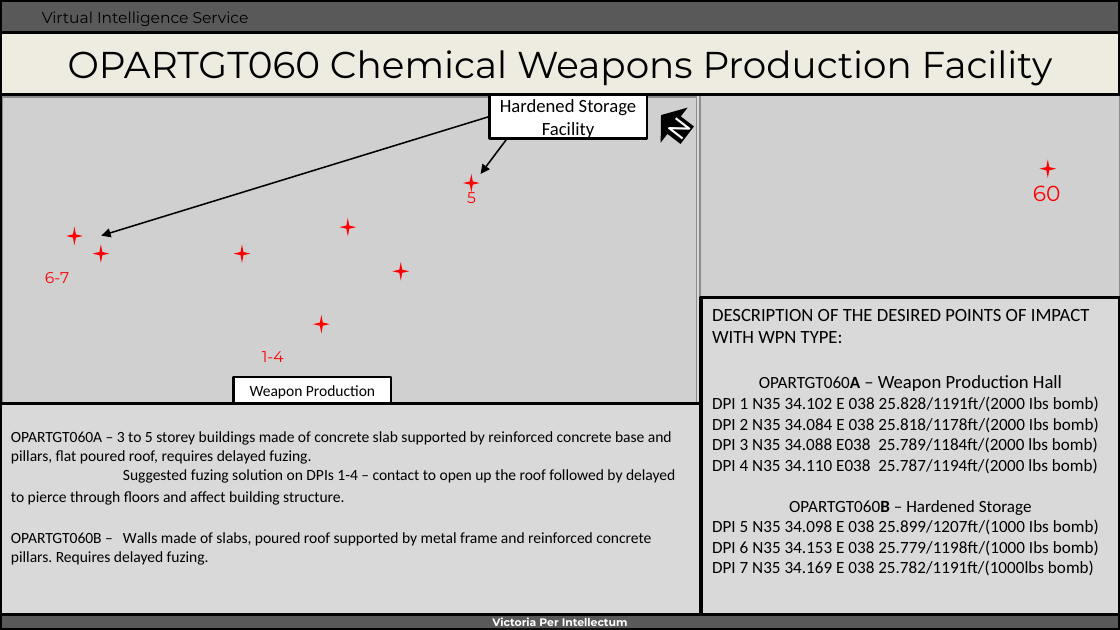
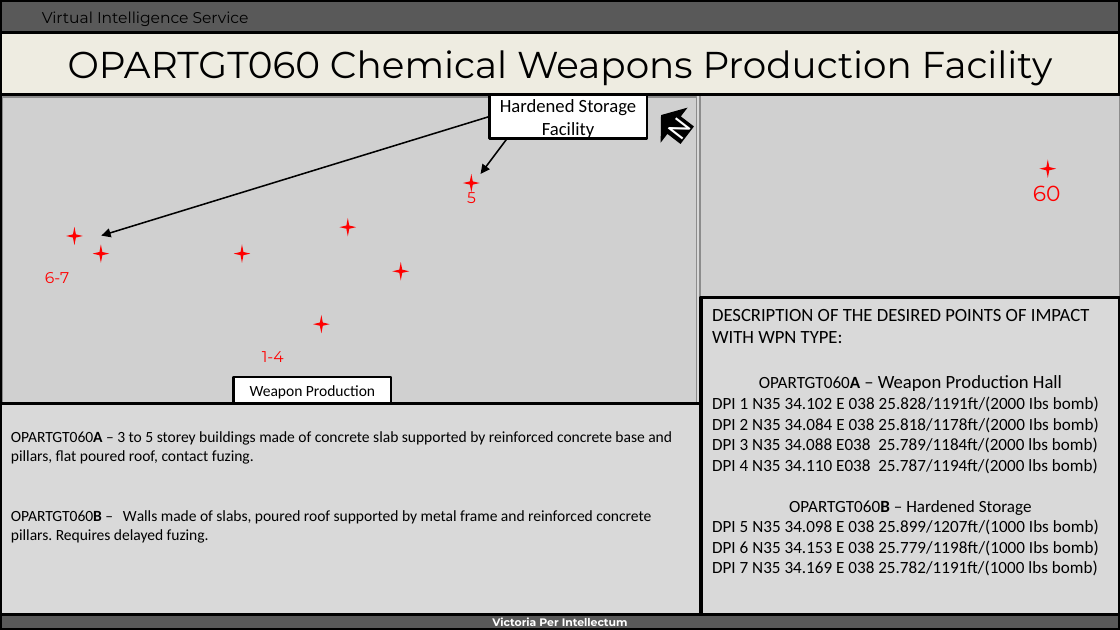
Before and after one commit to 132nd-vWing/VIS, a slide deck: slide 1 of OPAR/WORKSPACE/WIP Target Folders/OPARTGT060_Chemical_Weapons_Production.pptx. Drawn at 1120x630 pixels with LibreOffice and Linux fonts; fonts in the diff are those of the drawing; grey boxes stand for pictures; background and template pictures are left out. Boxes give left, top, right and bottom in pixels: in the first picture for what was removed or moved away, otherwise in the second. Text is boxed around its words. In the diff, an @@ line names an element or a change of style, - is before the commit and + after.

```diff
--- a/OPAR/WORKSPACE/WIP Target Folders/OPARTGT060_Chemical_Weapons_Production.pptx
+++ b/OPAR/WORKSPACE/WIP Target Folders/OPARTGT060_Chemical_Weapons_Production.pptx
@@ text in rectangle at (x1=11, y1=431, x2=672, y2=464): text changed @@
-OPARTGT060A – 3 to 5 storey buildings made of concrete slab supported by reinforced concrete base and pillars, flat poured roof, requires delayed fuzing.
-Suggested fuzing solution on DPIs 1-4 – contact to open up the roof followed by delayed to pierce through floors and affect building structure.
+OPARTGT060A – 3 to 5 storey buildings made of concrete slab supported by reinforced concrete base and pillars, flat poured roof, contact fuzing.
@@ text in rectangle at (x1=11, y1=510, x2=651, y2=543): bold on in "OPARTGT060B" @@
@@ text in rectangle at (x1=712, y1=561, x2=1098, y2=575): spaces changed @@
-DPI 7 N35 34.169 E 038 25.782/1191ft/(1000lbs bomb)
+DPI 7 N35 34.169 E 038 25.782/1191ft/(1000 lbs bomb)
```
Also in this commit, not shown: 19 other files.
